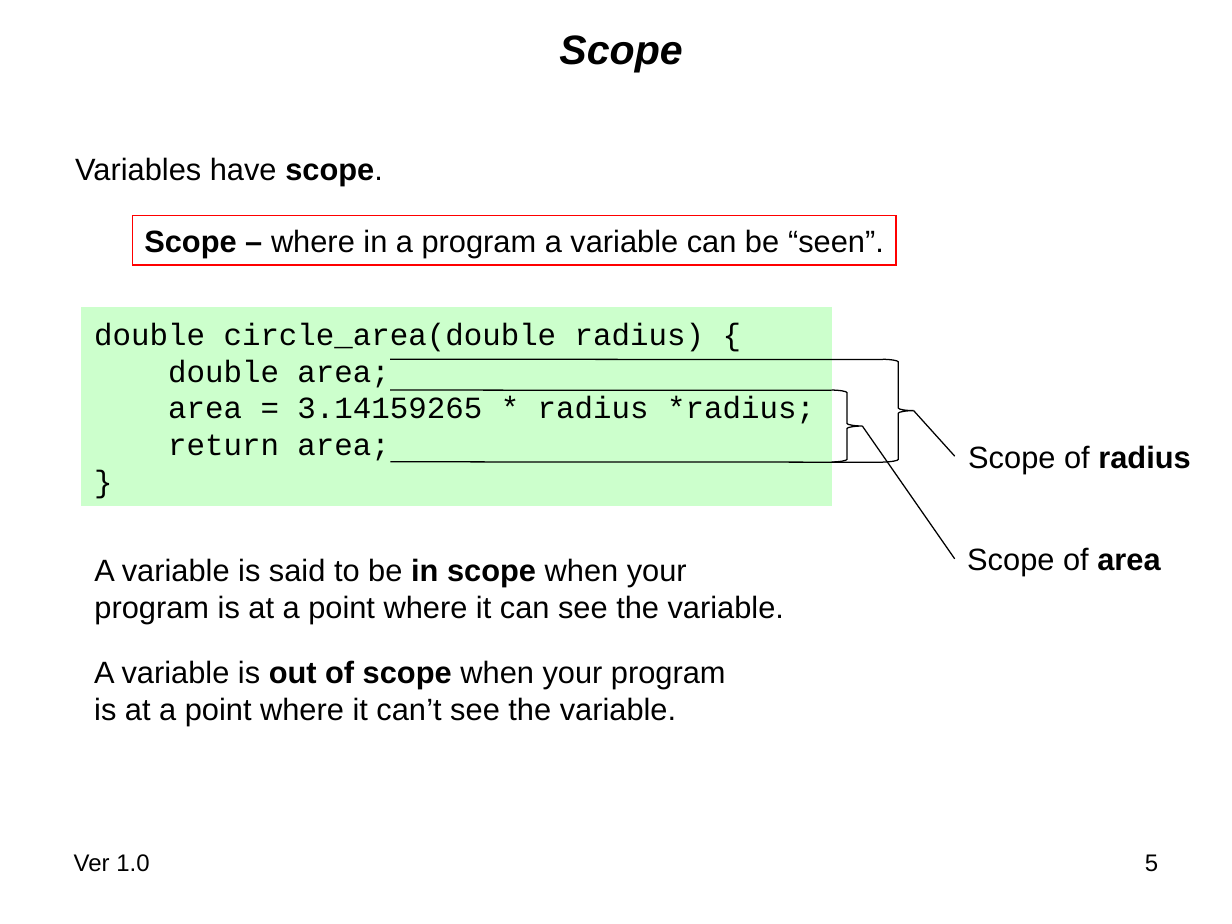
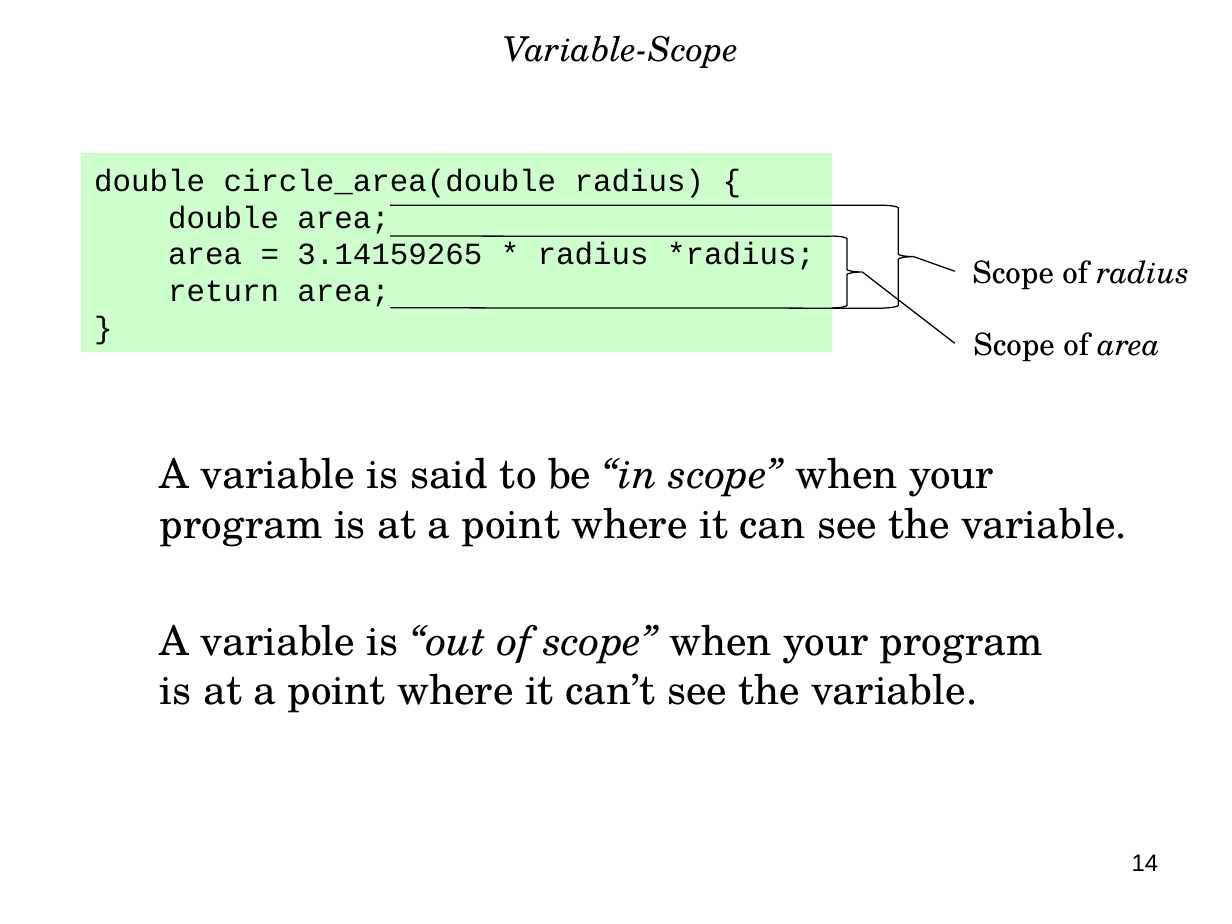
Before and after one commit to nasa/trick, a slide deck: slide 14 of share/doc/trick/Basics_of_Program_Memory_and_Variables.ppt (slide 5 before the commit). Drawn at 1232x924 pixels with LibreOffice and Linux fonts; fonts in the diff are those of the drawing; background and template pictures are left out. Boxes give left, top, right and bottom in pixels: in the first picture for what was removed or moved away, otherwise in the second. Text is boxed around its words. In the diff, an @@ line names an element or a change of style, - is before the commit and + after.

Commit message:
Update Basics_of_Program_Memory_and_Variables in preparation for interns. Ref #974

```diff
--- a/share/doc/trick/Basics_of_Program_Memory_and_Variables.ppt
+++ b/share/doc/trick/Basics_of_Program_Memory_and_Variables.ppt
@@ title at (x1=504, y1=35, x2=738, y2=68): text changed; size 24 to 20 pt; font Arial to TeX Gyre Schola; bold off @@
-Scope
+Variable-Scope
@@ text removed at (x1=75, y1=157, x2=383, y2=186) @@
-Variables have scope.
@@ line moved from (883, 462) - (391, 462) to (883, 206) - (391, 206) @@
@@ rectangle removed at (x1=132, y1=216, x2=896, y2=265) @@
-Scope – where in a program a variable can be “seen”.
@@ 2 freeform shapes, 1 rectangle, 1 line moved together from (x1=83, y1=308, x2=914, y2=505) to (x1=83, y1=154, x2=914, y2=351) @@
@@ line added from (914, 256) to (955, 271), #000000 0.74 pt @@
@@ text "Scope of radius" moved from (x1=968, y1=445, x2=1190, y2=473) to (x1=972, y1=260, x2=1190, y2=290) @@
@@ text "Scope of radius" at (x1=972, y1=260, x2=1190, y2=290): font Arial to TeX Gyre Schola; bold off, italic on in "radius" @@
@@ line moved from (914, 410) - (955, 456) to (862, 272) - (955, 344) @@
@@ line moved from (883, 360) - (391, 360) to (883, 308) - (391, 308) @@
@@ text "Scope of area" moved from (x1=967, y1=547, x2=1160, y2=576) to (x1=973, y1=332, x2=1160, y2=362) @@
@@ text "Scope of area" at (x1=973, y1=332, x2=1160, y2=362): font Arial to TeX Gyre Schola; bold off, italic on in "area" @@
@@ text "A variable is said to ..." moved from (x1=94, y1=558, x2=784, y2=623) to (x1=160, y1=457, x2=1127, y2=547) @@
@@ line removed from (862, 426) to (955, 559) @@
@@ text at (x1=160, y1=457, x2=994, y2=497): text changed; size 18 to 24 pt; font Arial to TeX Gyre Schola @@
-A variable is said to be in scope when your
+A variable is said to be “in scope” when your
@@ text at (x1=160, y1=507, x2=1127, y2=547): size 18 to 24 pt, font Arial to TeX Gyre Schola in "program is at a point where it ..." @@
@@ text at (x1=160, y1=624, x2=1043, y2=713): text changed; size 18 to 24 pt; font Arial to TeX Gyre Schola @@
-A variable is out of scope when your program
-is at a point where it can’t see the variable.
+A variable is “out of scope” when your program is at a point where it can’t see the variable.
@@ text removed at (x1=74, y1=854, x2=149, y2=872) @@
-Ver 1.0
@@ page number at (x1=1132, y1=854, x2=1159, y2=871): text changed @@
-5
+14
```
Also in this commit, not shown: 25 other slides changed, 24 slides added, 10 slides removed, 1 other file.
